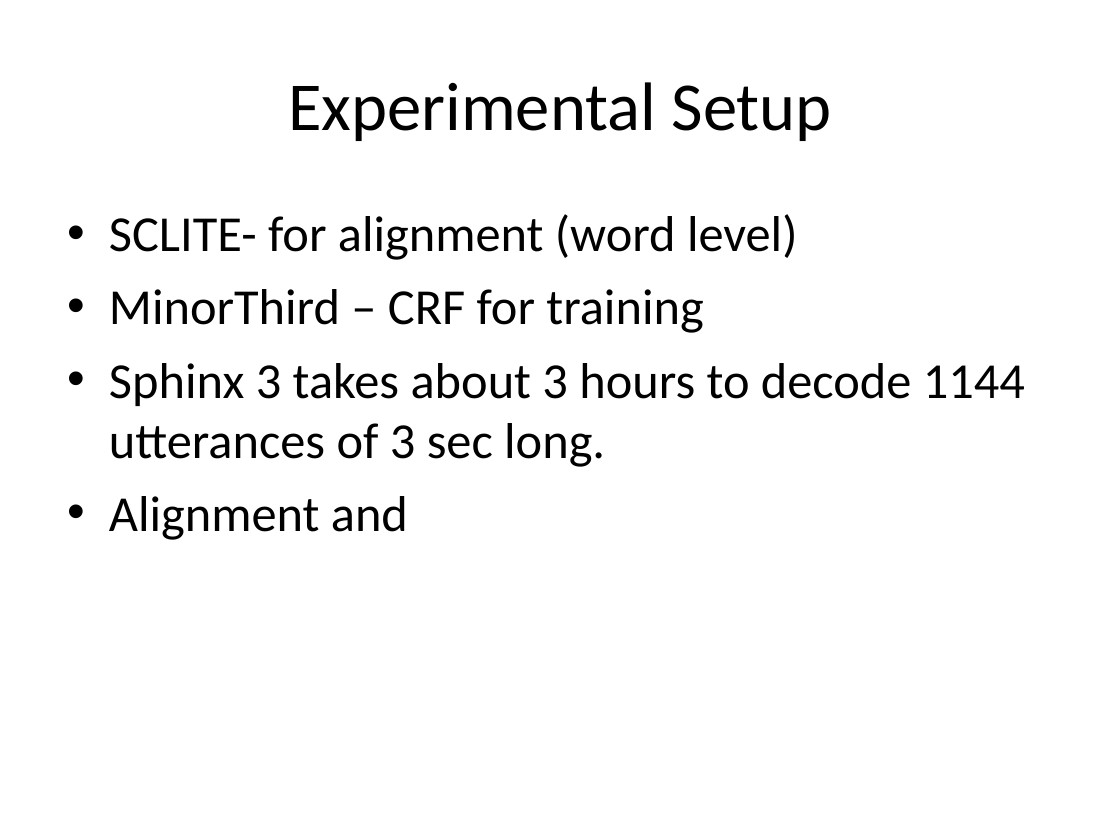
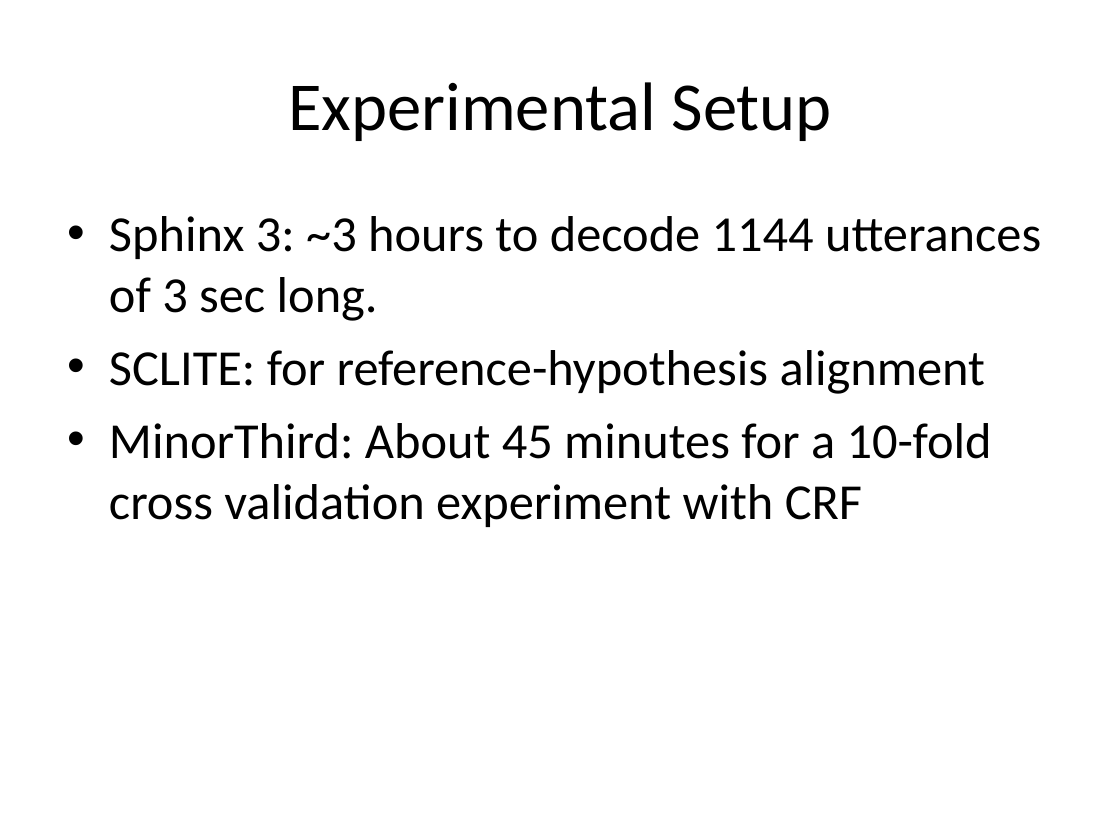
Before and after one commit to dimidd/ner-asr, a slide deck: slide 14 of doc/11748-A-M-DEC-02.ppt (slide 13 before the commit). Drawn at 1120x840 pixels with LibreOffice and Linux fonts; fonts in the diff are those of the drawing. Boxes give left, top, right and bottom in pixels: in the first picture for what was removed or moved away, otherwise in the second. Text is boxed around its words. In the diff, an @@ line names an element or a change of style, - is before the commit and + after.

```diff
--- a/doc/11748-A-M-DEC-02.ppt
+++ b/doc/11748-A-M-DEC-02.ppt
@@ text at (x1=109, y1=216, x2=1041, y2=527): text changed @@
-• SCLITE- for alignment (word level)
-• MinorThird – CRF for training
-• Sphinx 3 takes about 3 hours to decode 1144 utterances of 3 sec long.
-• Alignment and
+• Sphinx 3: ~3 hours to decode 1144 utterances of 3 sec long.
+• SCLITE: for reference-hypothesis alignment
+• MinorThird: About 45 minutes for a 10-fold cross validation experiment with CRF
```
Also in this commit, not shown: 3 other slides changed, 5 slides added, 1 slide removed, 1 other file.
